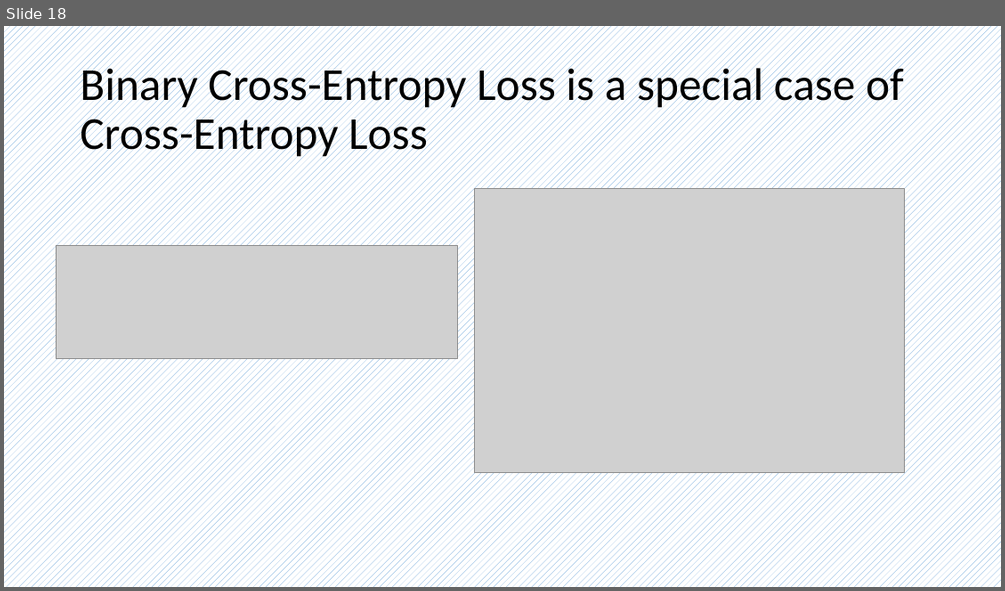
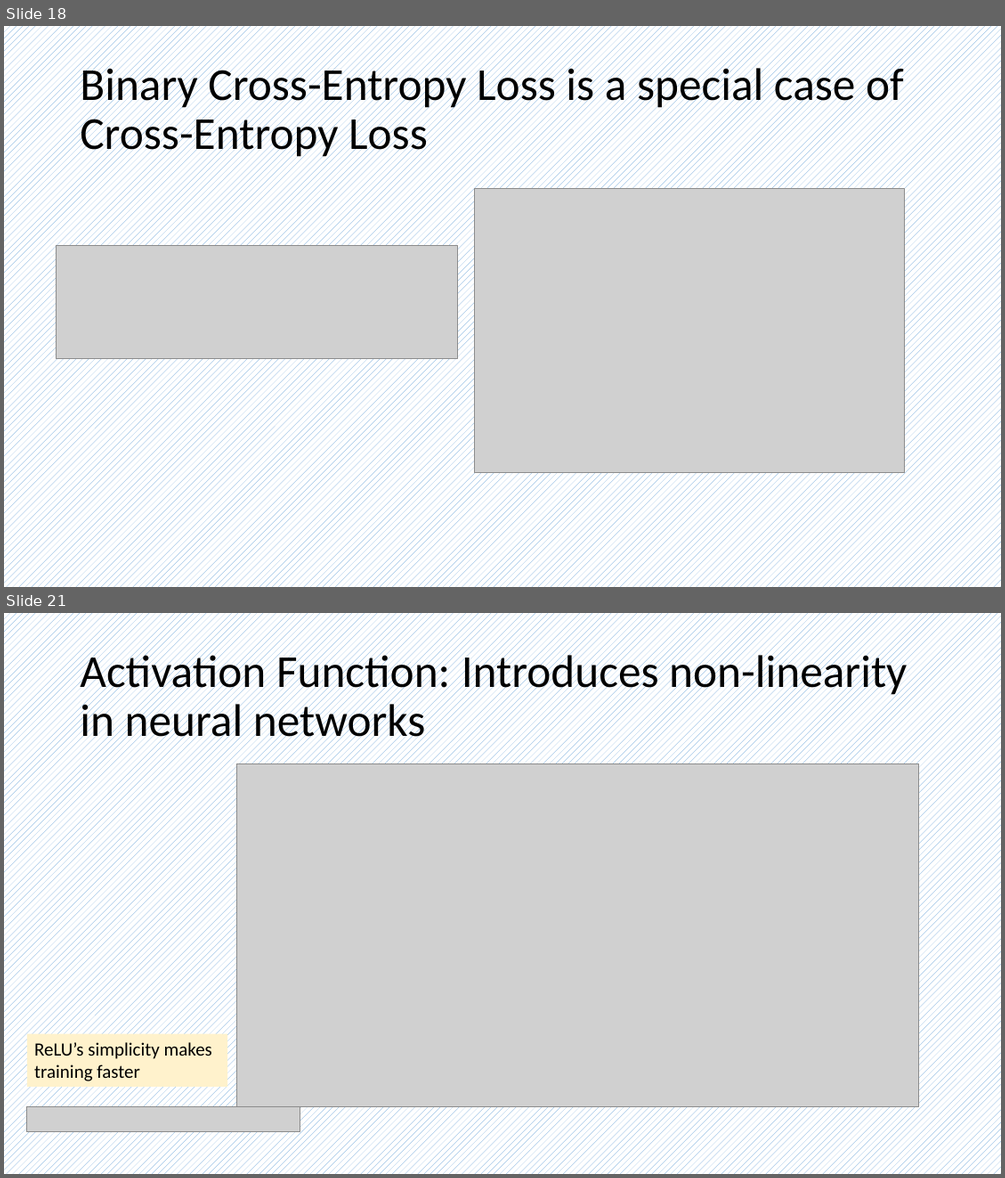
Before and after one commit to frankwxu/AI4DigitalForensics, a slide deck: lectures/08_multiclass_classification_n_to_n_2hidden/0_ML_concepts_multiclass.pptx. Shown one above the other, each under a label of ours: slide 18 before the commit, slides 18 and 21 after it; the slides between them are not shown. The pictures are 1005x591 and 1005x1178 pixels, drawn with LibreOffice and Linux fonts; fonts in the diff are those of the drawing; grey boxes stand for pictures; background and template pictures are left out. Boxes give left, top, right and bottom in pixels: in the first picture for what was removed or moved away, otherwise in the second. Text is boxed around its words. In the diff, an @@ line names an element or a change of style, - is before the commit and + after.

```diff
--- a/lectures/08_multiclass_classification_n_to_n_2hidden/0_ML_concepts_multiclass.pptx
+++ b/lectures/08_multiclass_classification_n_to_n_2hidden/0_ML_concepts_multiclass.pptx
@@ slide 21 added at [4,613,1001,1174], background pattern #5B9BD5 on #FFFFFF @@
@@ title added at [80,649,906,747], 44 pt, text #000000 @@
+Activation Function: Introduces non-linearity in neural networks
@@ picture added at [237,764,919,1107] @@
@@ rectangle added at [27,1034,227,1087], fill #FFF2CC, 18 pt, text #000000 @@
+ReLU’s simplicity makes training faster
@@ picture added at [27,1107,300,1132] @@
```
Also in this commit, not shown: 2 slides changed, 8 other slides added, 29 other files.
